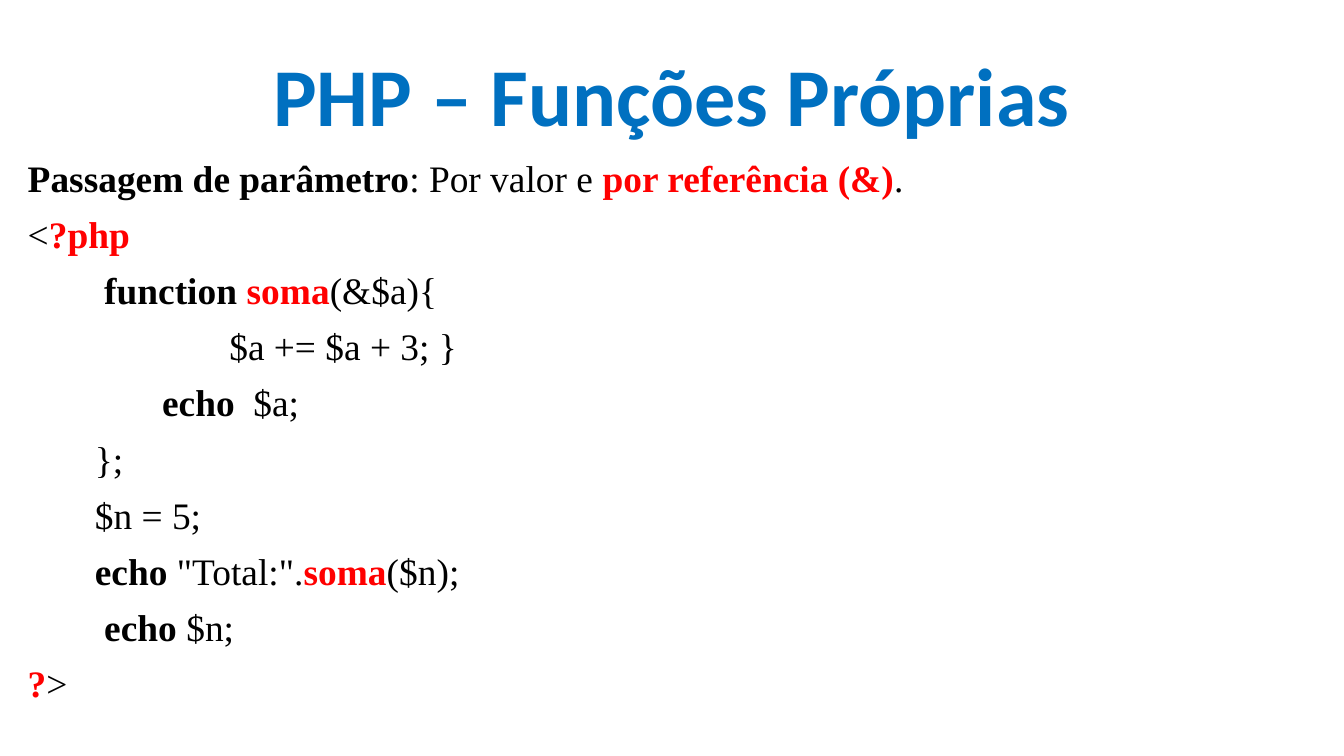
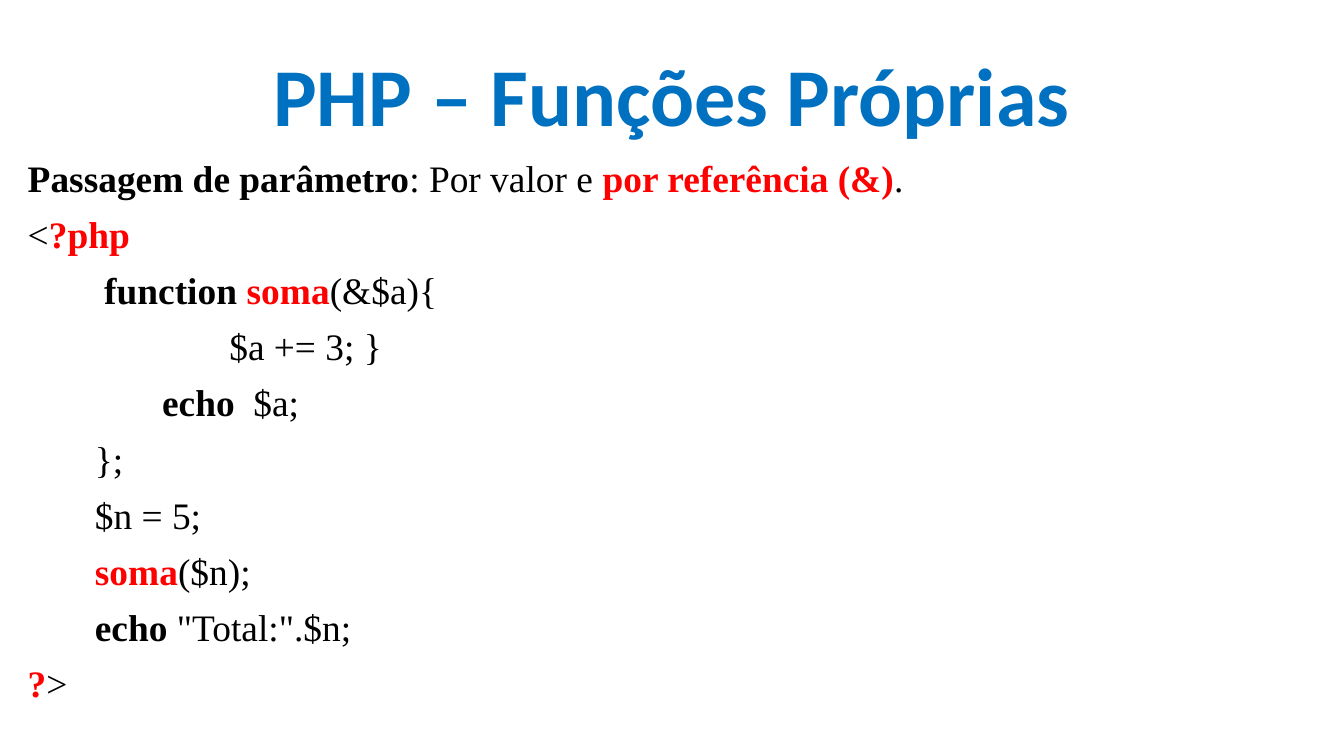
Before and after one commit to CloudEducationBrazil/WydenDesenvolvimentoWebPHP, a slide deck: slide 45 of 01 Classes/Aula 12 e 13 Desenvolvimento Web PHP - PHP.pptx. Drawn at 1344x756 pixels with LibreOffice and Linux fonts; fonts in the diff are those of the drawing; background and template pictures are left out. Boxes give left, top, right and bottom in pixels: in the first picture for what was removed or moved away, otherwise in the second. Text is boxed around its words. In the diff, an @@ line names an element or a change of style, - is before the commit and + after.

```diff
--- a/01 Classes/Aula 12 e 13 Desenvolvimento Web PHP - PHP.pptx
+++ b/01 Classes/Aula 12 e 13 Desenvolvimento Web PHP - PHP.pptx
@@ text at box(229, 333, 354, 366): text changed @@
-$a += $a + 3; }
+$a += 3; }
@@ text at box(95, 558, 351, 647): text changed @@
-echo "Total:".soma($n);
-echo $n;
+soma($n);
+echo "Total:".$n;
```
Also in this commit, not shown: 7 other slides changed.
